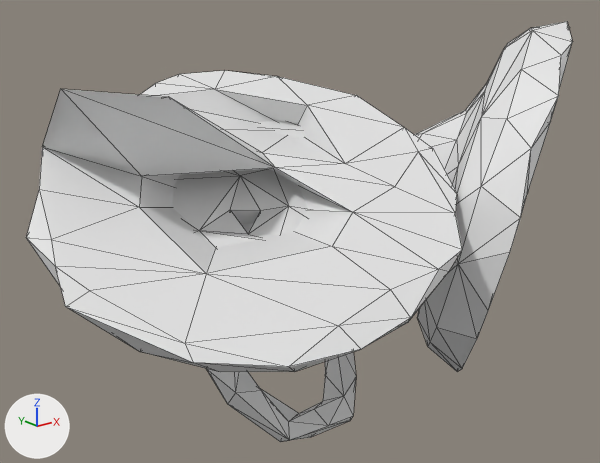
Renders of the OBJ model mesh_cnn/datasets/random_walks/T63.obj from each side of a commit.
Before and after are seen from a 50 mm camera at (-1.489, -1.543, 0.605) aimed at (-0.13, 0.157, -0.075). Arrows for +X, +Y and +Z are at lower left; the lights stay in place. Mesh edges are drawn as thin lines. Where no turn or scale is listed for an object, it has been applied to the vertices.

In view in the first picture: 'T63'.
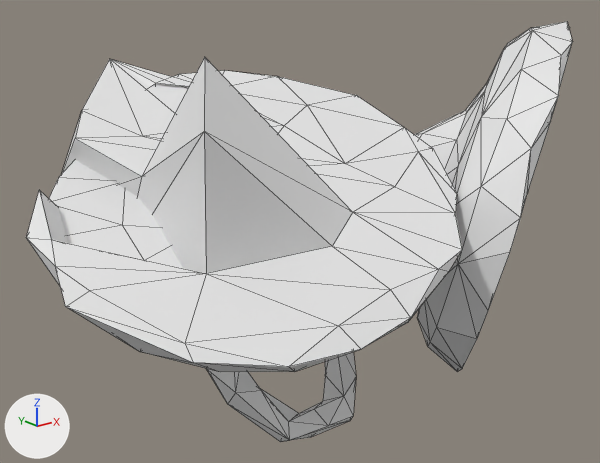
Changed parts and their boxes (x1, y1, x2, y2) in the pictures (600 x 463 px; the box of a moved part takes in the faces that stretch with it):
part 1 of me_t63, moved or reshaped
    before: (39, 83, 353, 274)
    after: (39, 57, 353, 274)

What the commit changed:
me_t63 has 252 vertices, 500 faces and spans x -0.9..0.85, y -0.45..0.45, z -0.6..0.48.
me_t63 is used by ob_t63; location (0.0, 0.0, 0.0).
Part 1, on me_t63:
Vertex 189 of me_t63 moves from (-0.09, 0.23, 0.19) to (-0.2, 0.13, 0.23) at pixel (284, 125).
Vertex 192 of me_t63 moves from (-0.75, 0.36, 0.21) at pixel (42, 146) to (-0.65, 0.61, -0.02).
Vertex 194 of me_t63 moves from (-0.48, 0.41, 0.29) to (-0.44, 0.6, 0.38) at pixel (109, 58).
Vertex 201 of me_t63 moves from (-0.62, -0.02, 0.36) at pixel (168, 96) to (-0.53, 0.28, 0.22) at pixel (142, 136).
Vertex 205 of me_t63 moves from (-0.82, 0.07, 0.38) at pixel (60, 88) to (-0.67, 0.35, 0.22) at pixel (75, 138).
Vertex 209 of me_t63 moves from (-0.21, 0.34, 0.12) to (-0.54, -0.04, 0.44) at pixel (204, 56).
Vertex 215 of me_t63 moves from (-0.65, 0.08, 0.1) at pixel (139, 207) to (-0.56, 0.38, -0.14).
Vertex 217 of me_t63 moves from (-0.3, 0.25, 0.01) to (-0.62, -0.16, 0.3) at pixel (204, 131).
